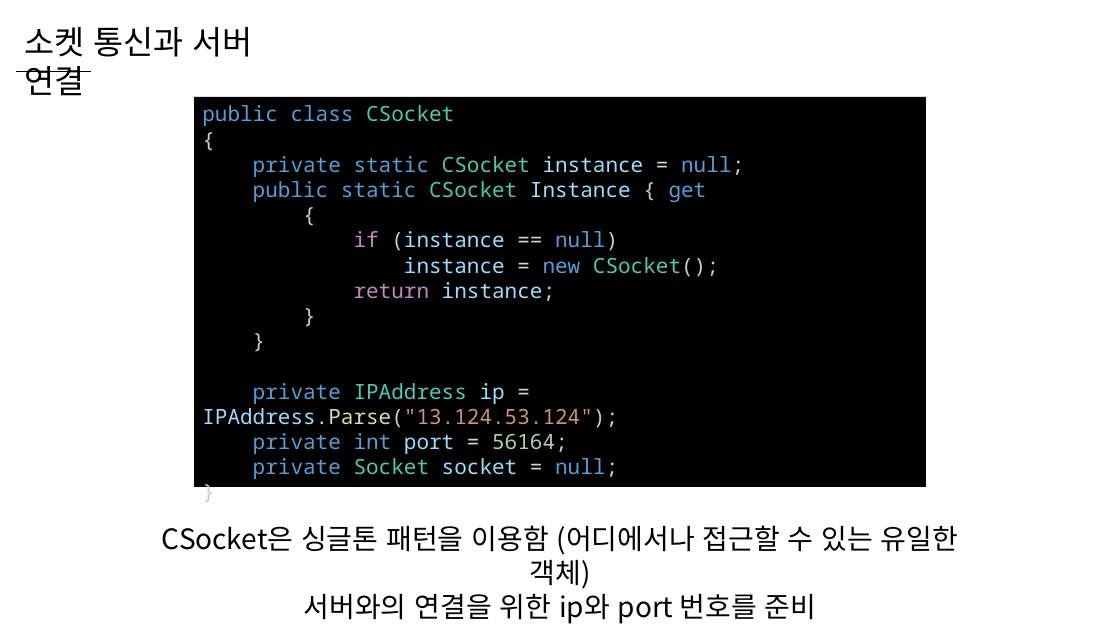
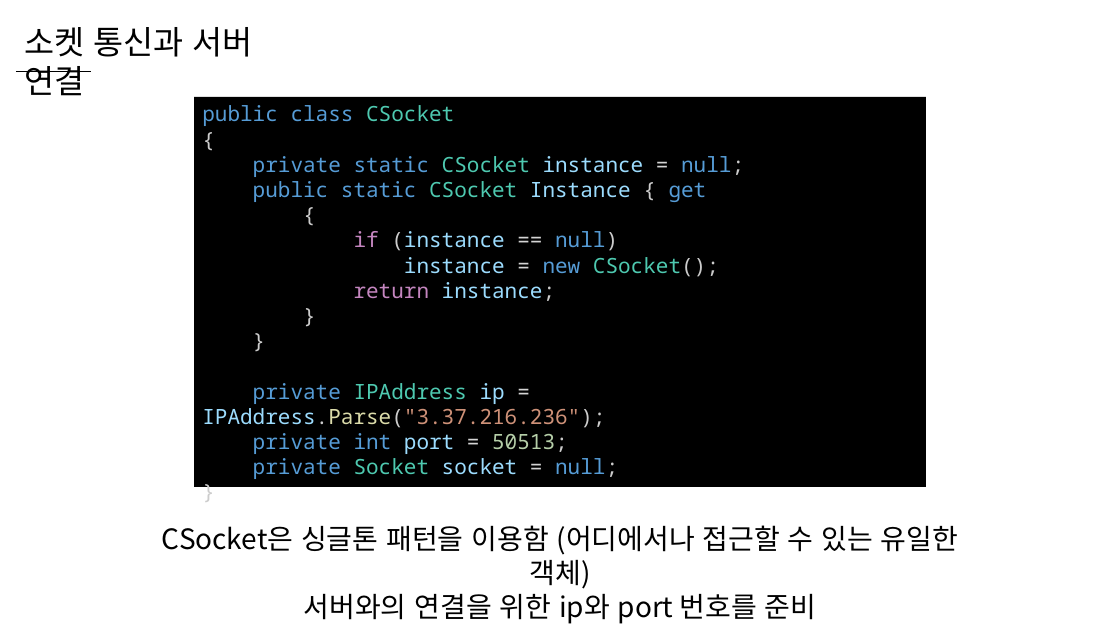
Before and after one commit to WooLyung/2023-Unity-Lecture, a slide deck: slide 37 of Day 1.pptx (slide 38 before the commit). Drawn at 1120x630 pixels with LibreOffice and Linux fonts; fonts in the diff are those of the drawing. Boxes give left, top, right and bottom in pixels: in the first picture for what was removed or moved away, otherwise in the second. Text is boxed around its words. In the diff, an @@ line names an element or a change of style, - is before the commit and + after.

```diff
--- a/Day 1.pptx
+++ b/Day 1.pptx
@@ text in rectangle at box(202, 383, 605, 454): text changed @@
-private IPAddress ip = IPAddress.Parse("13.124.53.124");
-private int port = 56164;
+private IPAddress ip = IPAddress.Parse("3.37.216.236");
+private int port = 50513;
```
Also in this commit, not shown: 1 slide removed, 1 other file.
